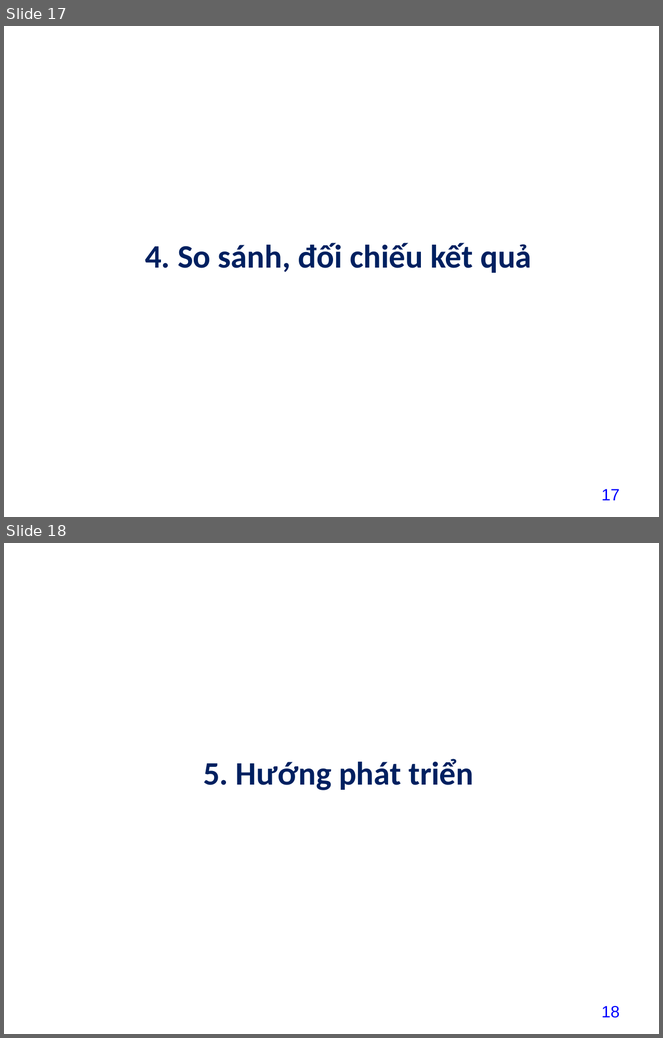
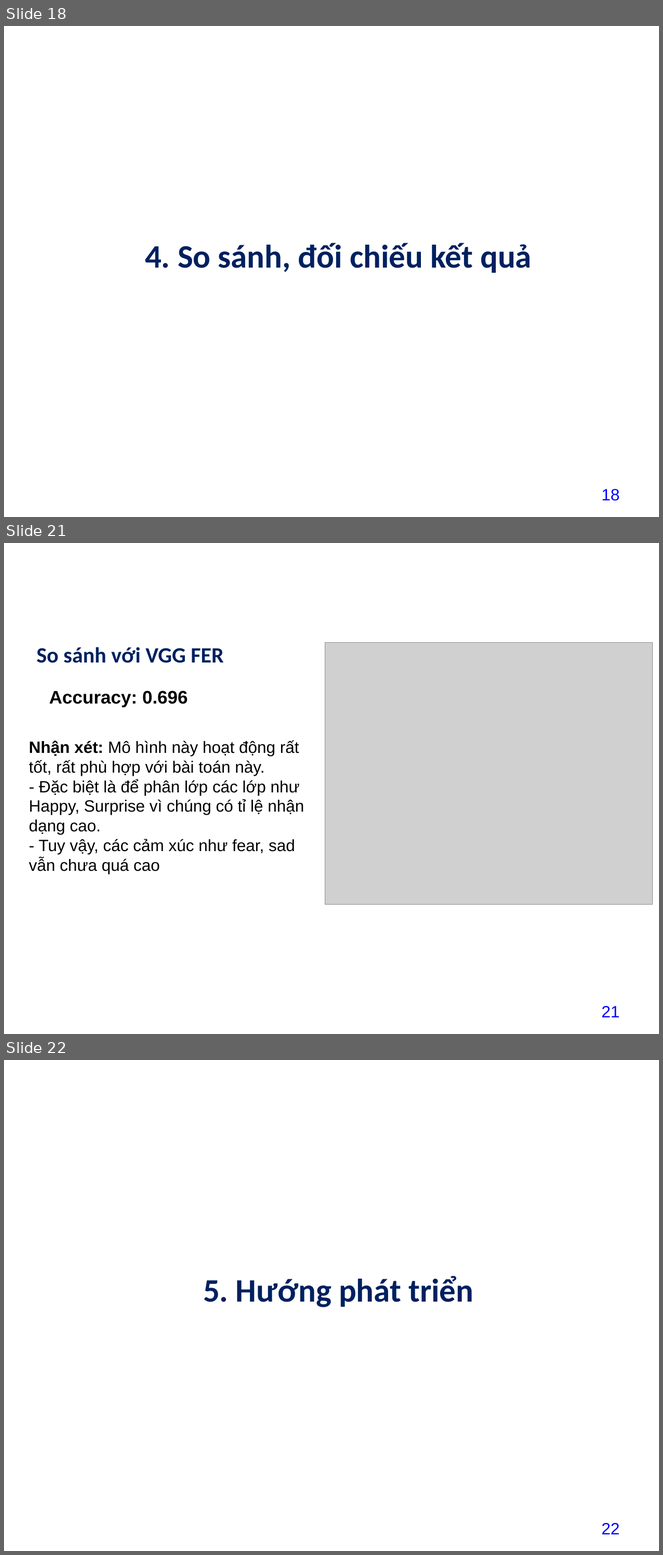
Before and after one commit to datdatnguyen2609/datdatnguyen2609, a slide deck: project/baitaplon/13_NguyenThanhDat211440519_baitaplon.pptx. Shown one above the other, each under a label of ours: slides 17 and 18 before the commit, slides 18, 21 and 22 after it; the slides between them are not shown. The pictures are 663x1038 and 663x1555 pixels, drawn with LibreOffice and Linux fonts; fonts in the diff are those of the drawing; grey boxes stand for pictures; background and template pictures are left out. Boxes give left, top, right and bottom in pixels: in the first picture for what was removed or moved away, otherwise in the second. Text is boxed around its words. In the diff, an @@ line names an element or a change of style, - is before the commit and + after.

```diff
--- a/project/baitaplon/13_NguyenThanhDat211440519_baitaplon.pptx
+++ b/project/baitaplon/13_NguyenThanhDat211440519_baitaplon.pptx
@@ slide 21 added at (x1=4, y1=543, x2=659, y2=1034), background picture (left out) @@
@@ text added at (x1=22, y1=566, x2=350, y2=599), 24 pt, text #FFFFFF, bold @@
+4. So sánh, đối chiếu kết quả
@@ title added at (x1=37, y1=647, x2=223, y2=663), 24 pt, text #002060, bold @@
+So sánh với VGG FER
@@ picture added at (x1=325, y1=643, x2=652, y2=905) @@
@@ text added at (x1=49, y1=691, x2=188, y2=707), 20 pt, text #000000, bold @@
+Accuracy: 0.696
@@ text added at (x1=29, y1=740, x2=304, y2=874), 18 pt, text #000000 @@
+Nhận xét: Mô hình này hoạt động rất tốt, rất phù hợp với bài toán này.
+- Đặc biệt là để phân lớp các lớp như Happy, Surprise vì chúng có tỉ lệ nhận dạng cao.
+- Tuy vậy, các cảm xúc như fear, sad vẫn chưa quá cao
@@ page number added at (x1=601, y1=1006, x2=620, y2=1018), 18 pt, text #0000FF @@
+21
@@ what was slide 17 is now slide 18 @@
@@ page number at (x1=601, y1=489, x2=620, y2=501): text changed @@
-17
+18
@@ what was slide 18 is now slide 22 @@
@@ page number at (x1=601, y1=1523, x2=620, y2=1535): text changed @@
-18
+22
```
Also in this commit, not shown: 2 slides changed, 3 other slides added, 9 other files.
